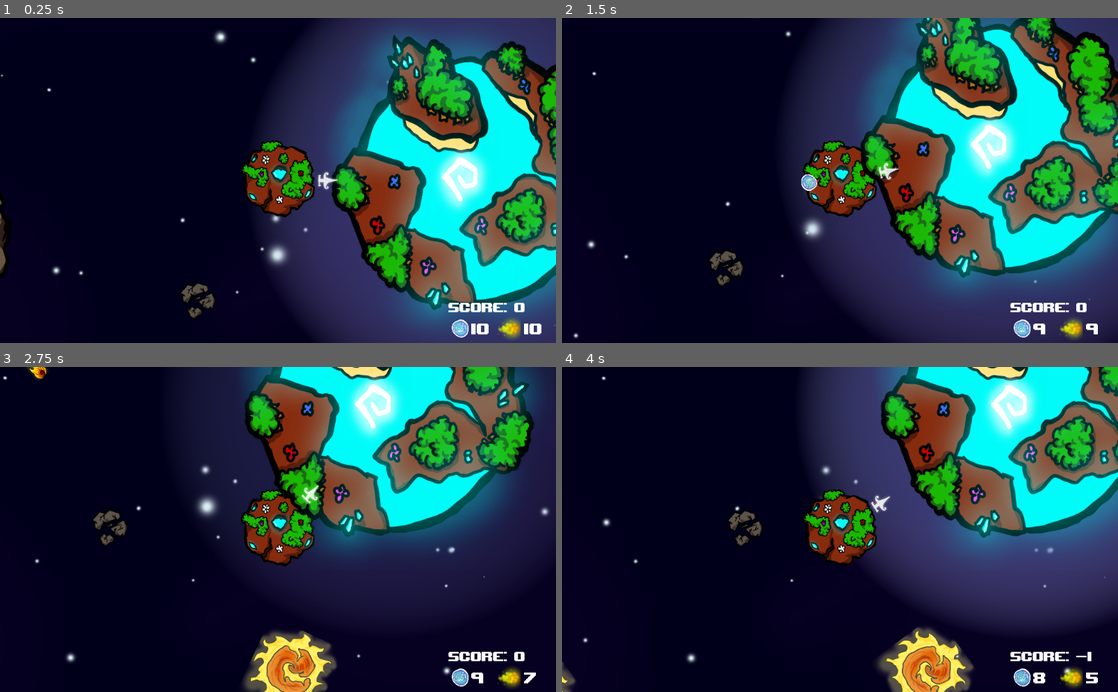
Above: before the commit, frames 1-4 (two rows, left to right).
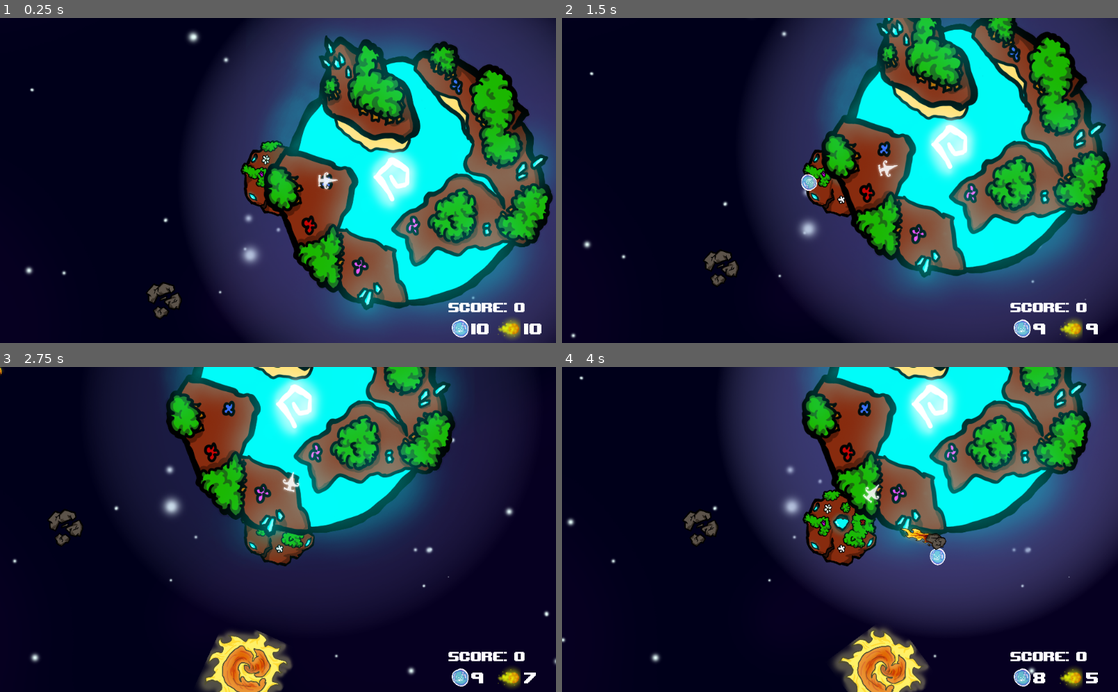
Above: after the commit, the same moments.

Repository: EddieBreeg/bubbles
Game: Godot game, scene res://src/main_scene.tscn
The game is run twice, just before and just after one commit, with the same random seed, the same clock (stepped at 60 frames per second) and the same inputs.
Inputs (mouse positions are in pixels of both pictures, inside the frame that each line leads up to):
- Up to frame 1 (0.25 s): no input
- Up to frame 2 (1.5 s): tap Enter at 0.5 s; move the mouse to (962, 164) at 0.52 s; hold Right (ui_right) 0.53-1.28 s; click (962, 164) at 0.6 s; tap Space at 1.25 s; move the mouse to (728, 196) at 1.27 s; hold Down (ui_down) from 1.28 s (still down); right-click (728, 196) at 1.35 s
- Up to frame 3 (2.75 s): click (166, 545) at 1.55 s; move the mouse to (333, 458) at 2.02 s; release Down (ui_down) at 2.03 s; hold Right (ui_right) from 2.03 s (still down); click (333, 458) at 2.1 s
- Up to frame 4 (4 s): move the mouse to (812, 594) at 2.77 s; release Right (ui_right) at 2.78 s; hold Up (ui_up) 2.78-3.53 s; click (812, 594) at 2.85 s; move the mouse to (1006, 578) at 3.52 s; hold Left (ui_left) from 3.53 s (still down); right-click (1006, 578) at 3.6 s; click (1006, 578) at 3.8 s

The runs differ from the first frame. In frame 1, 53% of the frame differs, in the area x 0-100%, y 0-100%; in frame 2, 45%; in frame 3, 46%; in frame 4, 45%.

Commit message:
v0 build

Diff:
--- a/asteroid-proto/src/actors/Enemy.tscn
+++ b/asteroid-proto/src/actors/Enemy.tscn
@@ -7,7 +7,7 @@
 radius = 117.917
 
 [sub_resource type="CircleShape2D" id=2]
-radius = 149.041
+radius = 119.67
 
 [node name="Enemy" type="KinematicBody2D"]
 collision_layer = 2
--- a/asteroid-proto/src/actors/Motherland.tscn
+++ b/asteroid-proto/src/actors/Motherland.tscn
@@ -5,10 +5,10 @@
 [ext_resource path="res://src/Aura.tscn" type="PackedScene" id=3]
 
 [sub_resource type="CircleShape2D" id=1]
-radius = 477.048
+radius = 309.138
 
 [sub_resource type="CircleShape2D" id=2]
-radius = 708.725
+radius = 518.313
 
 [node name="Motherland" type="KinematicBody2D"]
 collision_layer = 4
--- a/asteroid-proto/src/actors/Player.tscn
+++ b/asteroid-proto/src/actors/Player.tscn
@@ -8,7 +8,7 @@
 [ext_resource path="res://assets/flecheGps.png" type="Texture" id=6]
 
 [sub_resource type="CircleShape2D" id=1]
-radius = 133.907
+radius = 157.667
 
 [node name="Player" type="KinematicBody2D"]
 collision_mask = 14
--- a/asteroid-proto/src/projectiles/BulletStone.tscn
+++ b/asteroid-proto/src/projectiles/BulletStone.tscn
@@ -4,7 +4,7 @@
 [ext_resource path="res://src/projectiles/BulletStone.gd" type="Script" id=2]
 
 [sub_resource type="CircleShape2D" id=1]
-radius = 26.514
+radius = 22.8138
 
 [node name="BulletStone" type="RigidBody2D"]
 collision_layer = 16
Binary file added: asteroid-proto/icon.ico
Binary file changed: asteroid-proto/icon.png
Not shown: 2 places in asteroid-proto/src/actors/Planet.tscn that only renumber resources
Not shown, changed: .gitignore
